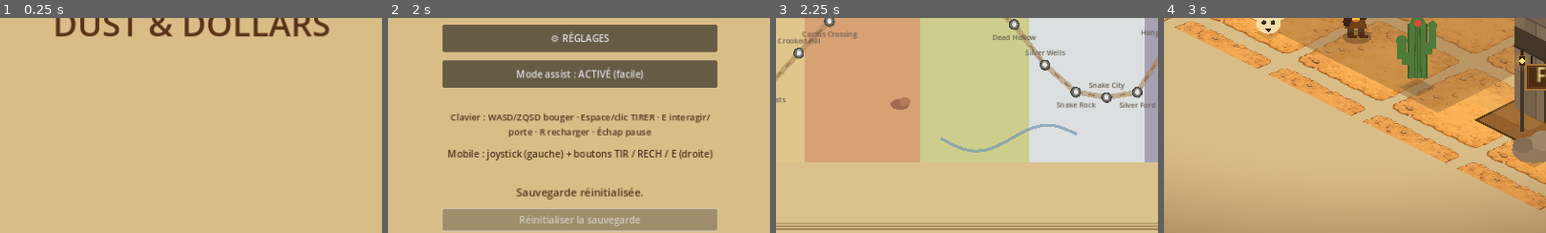
Above: before the commit, frames 1-4 (left to right).
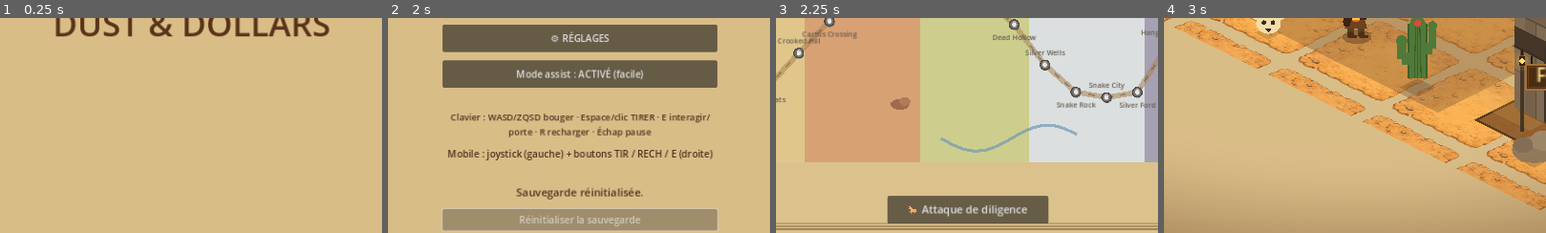
Above: after the commit, the same moments.

Repository: sebadiaz/Cowboys
Game: Godot game, scene res://scenes/Boot.tscn
Two runs of this game, one before a commit and one after it. Both use one fixed random seed, a clock stepped at 60 frames per second and the inputs below.
Inputs (mouse positions are % of the whole screen's width and height, from its top left):
- Up to frame 1 (0.25 s): no input
- Up to frame 2 (2 s): tap Enter at 0.5 s; move the mouse to (72, 45) at 0.52 s; hold D (move_right) 0.53-1.25 s; hold Space (fire) 0.53-1.25 s; click (72, 45) at 0.67 s; click "Réinitialiser la sauvegarde" at 1.25 s
- Up to frame 3 (2.25 s): click "🗺 JOUER — CARTE DU MONDE" at 2 s
- Up to frame 4 (3 s): click (12, 64) at 2.77 s
The pictures show only the part of the screen within x 25-75%, y 50-100%; the shares and areas given below are measured in that part.

Frames 1-2 are identical in both runs. In frame 3, 5.5% of the frame differs, in the area x 29-72%, y 82-96%; in frame 4, nothing differs.

Commit message:
Contenu majeur: attaque de diligence + recrutement d'équipe (CrewScreen, alliés IA combattants, atouts toubib/eclaireur/artificier, mission route data/coach.json, diligence comme coffre, accès depuis la carte)

Diff:
--- /dev/null
+++ b/data/coach.json
@@ -0,0 +1,238 @@
+{
+	"name": "Attaque de la diligence",
+	"difficulty": "Convoi blindé",
+	"biome": "desert",
+	"floor": [
+		40,
+		300,
+		2200,
+		520
+	],
+	"walls": [
+		[
+			40,
+			300,
+			2200,
+			24,
+			1
+		],
+		[
+			40,
+			796,
+			2200,
+			24,
+			1
+		],
+		[
+			40,
+			300,
+			24,
+			520,
+			1
+		],
+		[
+			2216,
+			300,
+			24,
+			520,
+			1
+		]
+	],
+	"props": [
+		[
+			"barrel",
+			760,
+			360
+		],
+		[
+			"crate",
+			980,
+			760
+		],
+		[
+			"barrel",
+			1500,
+			360
+		],
+		[
+			"crate",
+			1700,
+			760
+		],
+		[
+			"barrel",
+			520,
+			760
+		],
+		[
+			"crate",
+			1900,
+			360
+		],
+		[
+			"plant",
+			300,
+			360
+		],
+		[
+			"plant",
+			2000,
+			760
+		],
+		[
+			"money",
+			1060,
+			470
+		],
+		[
+			"money",
+			1230,
+			470
+		]
+	],
+	"player_start": [
+		180,
+		560
+	],
+	"exit": [
+		2180,
+		560
+	],
+	"safe": {
+		"pos": [
+			1140,
+			560
+		],
+		"value": 900,
+		"open_time": 3.0
+	},
+	"loot": [
+		{
+			"pos": [
+				1050,
+				600
+			],
+			"value": 250
+		},
+		{
+			"pos": [
+				1240,
+				600
+			],
+			"value": 250
+		},
+		{
+			"pos": [
+				400,
+				560
+			],
+			"value": 150
+		},
+		{
+			"pos": [
+				1850,
+				560
+			],
+			"value": 200
+		}
+	],
+	"strongboxes": [
+		[
+			980,
+			540,
+			300
+		],
+		[
+			1300,
+			540,
+			300
+		]
+	],
+	"hostages": [
+		[
+			1080,
+			470,
+			200
+		]
+	],
+	"guards": [
+		{
+			"route": [
+				[
+					600,
+					600
+				],
+				[
+					1700,
+					600
+				],
+				[
+					1700,
+					660
+				],
+				[
+					600,
+					660
+				]
+			]
+		},
+		{
+			"route": [
+				[
+					700,
+					440
+				],
+				[
+					1600,
+					440
+				],
+				[
+					1600,
+					400
+				],
+				[
+					700,
+					400
+				]
+			]
+		},
+		{
+			"route": [
+				[
+					1000,
+					560
+				],
+				[
+					1300,
+					560
+				],
+				[
+					1300,
+					600
+				],
+				[
+					1000,
+					600
+				]
+			]
+		},
+		{
+			"kind": "sniper",
+			"route": [
+				[
+					1140,
+					440
+				]
+			]
+		},
+		{
+			"kind": "sniper",
+			"route": [
+				[
+					1140,
+					650
+				]
+			]
+		}
+	]
+}
--- /dev/null
+++ b/scenes/CrewScreen.tscn
@@ -0,0 +1,10 @@
+[gd_scene load_steps=2 format=3]
+
+[ext_resource type="Script" path="res://scripts/crew_screen.gd" id="1"]
+
+[node name="CrewScreen" type="Control"]
+layout_mode = 3
+anchors_preset = 15
+anchor_right = 1.0
+anchor_bottom = 1.0
+script = ExtResource("1")
--- /dev/null
+++ b/scripts/ally_ai.gd
@@ -0,0 +1,63 @@
+extends CharacterBody2D
+## ally_ai.gd
+## Coéquipier recruté (attaque de diligence) : suit le joueur, vise le garde le
+## plus proche et tire des balles "friendly" (qui abattent les gardes). Immunisé
+## aux balles ennemies (elles ne ciblent que le joueur). Rendu par l'IsoRenderer.
+
+var player: Node2D = null
+var guards: Array = []
+var bullet_system: Node = null
+var marksman := false
+var pal_kind := "ally"     # pour le rendu (palette)
+
+const SPEED := 150.0
+const MUZZLE := 16.0
+
+var facing := Vector2.DOWN
+var walk_phase := 0.0
+var _fire_cd := 0.0
+
+
+func _physics_process(delta: float) -> void:
+	if player == null:
+		return
+	var to_player := player.global_position - global_position
+	var d := to_player.length()
+	var target: Node = _nearest_guard()
+	# Déplacement : reste à portée du joueur, se rapproche si trop loin.
+	var move := Vector2.ZERO
+	if d > 170.0:
+		move = to_player.normalized()
+	elif target == null and d > 100.0:
+		move = to_player.normalized() * 0.6
+	if target != null:
+		facing = (target.global_position - global_position).normalized()
+	elif move.length() > 0.05:
+		facing = move.normalized()
+	velocity = move * SPEED
+	move_and_slide()
+	walk_phase += delta * 10.0 if move.length() > 0.05 else 0.0
+	# Tir sur le garde à portée.
+	_fire_cd = max(0.0, _fire_cd - delta)
+	var rng_range := 360.0 if marksman else 240.0
+	if target != null and _fire_cd <= 0.0 and bullet_system != null \
+			and global_position.distance_to(target.global_position) < rng_range:
+		var aim: Vector2 = target.global_position - global_position
+		bullet_system.spawn(global_position + aim.normalized() * MUZZLE, aim, true)
+		_fire_cd = 0.6 if marksman else 0.95
+
+
+func _nearest_guard() -> Node:
+	var best: Node = null
+	var bd := INF
+	for g in guards:
+		if is_instance_valid(g) and g.active:
+			var dd: float = global_position.distance_to(g.global_position)
+			if dd < bd:
+				bd = dd
+				best = g
+	return best
+
+
+func get_facing() -> Vector2:
+	return facing
--- /dev/null
+++ b/scripts/crew_screen.gd
@@ -0,0 +1,142 @@
+extends Control
+## crew_screen.gd
+## "Monte ton équipe" pour l'ATTAQUE DE LA DILIGENCE : embauche des hors-la-loi
+## avec ton magot (jusqu'à 3), chacun apporte un atout, puis lance l'assaut.
+## Coéquipiers combattants tirent à tes côtés ; toubib/éclaireur/artificier = bonus.
+
+var _list: VBoxContainer
+var _header: Label
+
+
+func _ready() -> void:
+	set_anchors_preset(Control.PRESET_FULL_RECT)
+	var bg := ColorRect.new()
+	bg.color = Color(0.17, 0.12, 0.08)
+	bg.set_anchors_preset(Control.PRESET_FULL_RECT)
+	bg.mouse_filter = Control.MOUSE_FILTER_IGNORE
+	add_child(bg)
+
+	var center := CenterContainer.new()
+	center.set_anchors_preset(Control.PRESET_FULL_RECT)
+	add_child(center)
+
+	var box := VBoxContainer.new()
+	box.custom_minimum_size = Vector2(620, 0)
+	box.add_theme_constant_override("separation", 10)
+	center.add_child(box)
+
+	box.add_child(_title("🐎 ATTAQUE DE LA DILIGENCE", 32, Color(0.95, 0.8, 0.35)))
+	box.add_child(_title("Monte ton équipe — embauche jusqu'à %d hors-la-loi" % GameManager.CREW_SLOTS,
+			17, Color(0.85, 0.82, 0.7)))
+	_header = _title("", 17, Color(0.95, 0.9, 0.6))
+	box.add_child(_header)
+
+	var scroll := ScrollContainer.new()
+	scroll.custom_minimum_size = Vector2(620, 360)
+	box.add_child(scroll)
+	_list = VBoxContainer.new()
+	_list.add_theme_constant_override("separation", 8)
+	_list.custom_minimum_size = Vector2(600, 0)
+	scroll.add_child(_list)
+
+	var go := Button.new()
+	go.text = "🔫 LANCER L'ASSAUT"
+	go.custom_minimum_size = Vector2(620, 60)
+	go.add_theme_font_size_override("font_size", 22)
+	go.pressed.connect(func() -> void: GameManager.start_coach_attack())
+	box.add_child(go)
+
+	var row := HBoxContainer.new()
+	row.add_theme_constant_override("separation", 10)
+	box.add_child(row)
+	var disband := Button.new()
+	disband.text = "Renvoyer l'équipe (remboursé)"
+	disband.custom_minimum_size = Vector2(305, 46)
+	disband.pressed.connect(func() -> void:
+		GameManager.disband_crew()
+		_refresh())
+	row.add_child(disband)
+	var back := Button.new()
+	back.text = "← Carte"
+	back.custom_minimum_size = Vector2(305, 46)
+	back.pressed.connect(func() -> void: GameManager.goto_world_map())
+	row.add_child(back)
+
+	_refresh()
+
+
+func _refresh() -> void:
+	for c in _list.get_children():
+		c.queue_free()
+	_header.text = "Magot : %d $   ·   Équipe : %d / %d" % [
+		SaveManager.total_money, GameManager.crew.size(), GameManager.CREW_SLOTS]
+	for i in range(GameManager.crew_pool.size()):
+		_list.add_child(_recruit_row(i))
+
+
+func _recruit_row(idx: int) -> Control:
+	var r: Dictionary = GameManager.crew_pool[idx]
+	var hired := GameManager.crew_has(idx)
+	var row := PanelContainer.new()
+	var sb := StyleBoxFlat.new()
+	sb.bg_color = Color(0.26, 0.30, 0.22, 0.9) if hired else Color(0.24, 0.18, 0.12, 0.9)
+	sb.set_corner_radius_all(10)
+	sb.set_content_margin_all(10)
+	sb.set_border_width_all(2)
+	sb.border_color = Color(0.5, 0.85, 0.45) if hired else Color(0.6, 0.45, 0.25)
+	row.add_theme_stylebox_override("panel", sb)
+
+	var h := HBoxContainer.new()
+	h.add_theme_constant_override("separation", 12)
+	row.add_child(h)
+
+	var info := VBoxContainer.new()
+	info.size_flags_horizontal = Control.SIZE_EXPAND_FILL
+	h.add_child(info)
+	info.add_child(_lbl("%s  «%s»" % [_role_icon(r["role"]), str(r["name"])], 20, Color(1, 1, 1)))
+	info.add_child(_lbl("%s — %s" % [str(r["label"]), str(r["desc"])], 14, Color(0.82, 0.8, 0.7)))
+
+	var btn := Button.new()
+	btn.custom_minimum_size = Vector2(150, 56)
+	if hired:
+		btn.text = "✓ Engagé"
+		btn.disabled = true
+	else:
+		btn.text = "Engager\n%d $" % int(r["cost"])
+		btn.disabled = not GameManager.can_hire(idx)
+		btn.pressed.connect(func() -> void:
+			if GameManager.hire(idx):
+				AudioManager.play("pickup")
+				_refresh())
+	h.add_child(btn)
+	return row
+
+
+func _role_icon(role: String) -> String:
+	match role:
+		"gunman": return "🔫"
+		"marksman": return "🎯"
+		"medic": return "➕"
+		"scout": return "🔭"
+		"demolisher": return "🧨"
+		_: return "🤠"
+
+
+func _title(text: String, font_size: int, color: Color) -> Label:
+	var l := Label.new()
+	l.text = text
+	l.add_theme_font_size_override("font_size", font_size)
+	l.add_theme_color_override("font_color", color)
+	l.horizontal_alignment = HORIZONTAL_ALIGNMENT_CENTER
+	l.mouse_filter = Control.MOUSE_FILTER_IGNORE
+	return l
+
+
+func _lbl(text: String, font_size: int, color: Color) -> Label:
+	var l := Label.new()
+	l.text = text
+	l.add_theme_font_size_override("font_size", font_size)
+	l.add_theme_color_override("font_color", color)
+	l.autowrap_mode = TextServer.AUTOWRAP_WORD_SMART
+	l.mouse_filter = Control.MOUSE_FILTER_IGNORE
+	return l
--- a/scripts/game_manager.gd
+++ b/scripts/game_manager.gd
@@ -12,6 +12,7 @@
 const SCENE_SHOP := "res://scenes/ShopScreen.tscn"
 const SCENE_SETTINGS := "res://scenes/SettingsScreen.tscn"
 const SCENE_WORLD_MAP := "res://scenes/WorldMap.tscn"
+const SCENE_CREW := "res://scenes/CrewScreen.tscn"
 
 ## Villes du territoire — GÉNÉRÉES PROCÉDURALEMENT (déterministe, même carte à
 ## chaque lancement). ~20 villes le long d'une piste sinueuse traversant des
@@ -30,6 +31,11 @@
 var procedural := false
 var mission_seed := 0
 var mission_biome := "desert"
+## Attaque de diligence + équipe recrutée.
+var coach_mission := false
+const CREW_SLOTS := 3
+var crew_pool: Array = []
+var crew: Array = []
 ## Position de réapparition en ville (ex. en sortant du saloon). Zero = défaut.
 var town_return_pos := Vector2.ZERO
 ## La boutique a-t-elle été ouverte depuis la ville (retour en ville) ?
@@ -55,6 +61,7 @@
 
 func _ready() -> void:
 	_generate_towns()
+	_generate_crew_pool()
 
 
 ## Génère ~20 villes de façon DÉTERMINISTE (même carte à chaque lancement) le long
@@ -108,6 +115,86 @@
 	return "night"
 
 
+## Recrues disponibles pour l'attaque de diligence (déterministe).
+func _generate_crew_pool() -> void:
+	crew_pool.clear()
+	var roles := [
+		{"role": "gunman", "label": "Pistolero", "desc": "Tire sur les gardes à tes côtés", "cost": 400},
+		{"role": "marksman", "label": "Fine gâchette", "desc": "Allié longue portée, tir rapide", "cost": 650},
+		{"role": "medic", "label": "Toubib", "desc": "+1 PV max pour le braquage", "cost": 500},
+		{"role": "scout", "label": "Éclaireur", "desc": "+200 $ de butin", "cost": 450},
+		{"role": "demolisher", "label": "Artificier", "desc": "Dynamite sur la diligence", "cost": 600},
+	]
+	var names := ["Slim", "Doc", "Whisky", "Borgne", "Curly", "Tex", "Lefty", "Bart",
+		"Cole", "Jesse", "Ringo", "Hank", "Ace", "Diego", "Mad Dog", "Colt"]
+	var rng := RandomNumberGenerator.new()
+	rng.seed = 0xBADA55
+	var used := {}
+	for i in range(7):
+		var r: Dictionary = roles[rng.randi() % roles.size()]
+		var nm := "Recrue %d" % (i + 1)
+		for _a in range(20):
+			var cand: String = names[rng.randi() % names.size()]
+			if not used.has(cand):
+				used[cand] = true; nm = cand; break
+		crew_pool.append({
+			"id": i, "name": nm, "role": r["role"], "label": r["label"],
+			"desc": r["desc"], "cost": int(r["cost"]) + rng.randi_range(-50, 80),
+		})
+
+
+func goto_crew() -> void:
+	_change_scene(SCENE_CREW)
+
+
+func crew_has(idx: int) -> bool:
+	for c in crew:
+		if int(c.get("id", -1)) == idx:
+			return true
+	return false
+
+
+func can_hire(idx: int) -> bool:
+	if crew_has(idx) or crew.size() >= CREW_SLOTS:
+		return false
+	return SaveManager.total_money >= int(crew_pool[idx]["cost"])
+
+
+func hire(idx: int) -> bool:
+	if not can_hire(idx):
+		return false
+	if not SaveManager.spend(int(crew_pool[idx]["cost"])):
+		return false
+	crew.append(crew_pool[idx].duplicate(true))
+	return true
+
+
+## Renvoie l'équipe + rembourse (avant de partir).
+func disband_crew() -> void:
+	var total := 0
+	for c in crew:
+		total += int(c.get("cost", 0))
+	if total > 0:
+		SaveManager.refund(total)
+	crew.clear()
+
+
+func crew_count_role(role: String) -> int:
+	var n := 0
+	for c in crew:
+		if str(c.get("role", "")) == role:
+			n += 1
+	return n
+
+
+## Lance l'attaque de diligence avec l'équipe recrutée.
+func start_coach_attack() -> void:
+	coach_mission = true
+	procedural = false
+	current_level = 2
+	_change_scene(SCENE_MISSION)
+
+
 func _process(delta: float) -> void:
 	world_time = fposmod(world_time + delta / DAY_LENGTH, 1.0)
 
@@ -254,15 +341,18 @@
 	}
 	if success:
 		SaveManager.register_success(money_earned)
-		# Débloque le niveau suivant.
-		if current_level < LEVEL_COUNT:
-			SaveManager.unlock_level(current_level + 1)
-		# Débloque la ville suivante sur la carte du monde.
-		if current_town < TOWNS.size():
-			SaveManager.unlock_town(current_town + 1)
+		if not coach_mission:
+			# Débloque le niveau + la ville suivante.
+			if current_level < LEVEL_COUNT:
+				SaveManager.unlock_level(current_level + 1)
+			if current_town < TOWNS.size():
+				SaveManager.unlock_town(current_town + 1)
 		SaveManager.gain_notoriety()
 	else:
 		SaveManager.lose_notoriety()
+	if coach_mission:
+		coach_mission = false
+		crew.clear()
 	_change_scene(SCENE_RESULT)
 
 
--- a/scripts/iso_renderer.gd
+++ b/scripts/iso_renderer.gd
@@ -21,6 +21,8 @@
 var safes2: Array = []
 var focus := 1.0
 var focus_active := false
+var allies: Array = []
+var coach_mode := false
 var _pal: Dictionary = {}
 
 # Planches d'assets.
@@ -212,6 +214,9 @@
 	for sb in safes2:
 		if is_instance_valid(sb):
 			_shadow(sb.global_position, 13.0)
+	for a in allies:
+		if is_instance_valid(a):
+			_shadow(a.global_position, 13.0)
 	for c in _corpses:
 		_draw_corpse(c)
 
@@ -239,6 +244,9 @@
 	for sb in safes2:
 		if is_instance_valid(sb):
 			items.append({"d": Iso.depth(sb.global_position), "kind": "safe2", "node": sb})
+	for a in allies:
+		if is_instance_valid(a):
+			items.append({"d": Iso.depth(a.global_position), "kind": "ally", "node": a})
 
 	items.sort_custom(func(a, b): return a["d"] < b["d"])
 	for it in items:
@@ -253,6 +261,7 @@
 			"dyn": _draw_dynamite(dynamite.global_position)
 			"hostage": _draw_hostage(it["node"].global_position)
 			"safe2": _draw_safe2(it["node"])
+			"ally": _draw_ally(it["node"])
 			"player": _draw_player()
 
 	_draw_bullets()
@@ -504,9 +513,37 @@
 
 # --- Coffre & butin texturés ---
 
+## En mode "diligence" : le coffre principal EST la diligence (caisse + cadran).
+func _draw_coach_safe() -> void:
+	_draw_coach_prop(safe.global_position)
+	var base := Iso.project(safe.global_position)
+	var U := Vector2(0, -1)
+	var dc := base + U * 24.0
+	draw_circle(dc, 8.0, Color(0.30, 0.33, 0.38))
+	draw_arc(dc, 8.0, 0, TAU, 16, Color(0.90, 0.76, 0.32), 2.0)
+	for k in range(4):
+		var d := Vector2.RIGHT.rotated(TAU * k / 4.0 + 0.4)
+		draw_line(dc, dc + d * 6.0, Color(0.90, 0.76, 0.32), 1.5)
+	draw_circle(dc, 2.2, Color(0.95, 0.82, 0.4))
+	var head := base + Vector2(0, -74.0)
+	if safe._is_open:
+		_text_centered("DILIGENCE PILLÉE", head, 13, Color(0.95, 0.9, 0.4))
+	else:
+		var prog: float = safe._progress
+		if safe._player_in_range or prog > 0.0:
+			var w := 66.0
+			draw_rect(Rect2(head + Vector2(-w * 0.5, -4), Vector2(w, 8)), Color(0, 0, 0, 0.65))
+			draw_rect(Rect2(head + Vector2(-w * 0.5, -4), Vector2(w * prog, 8)), Color(0.95, 0.8, 0.2))
+			if prog <= 0.01:
+				_text_centered("Maintiens E — pille la diligence", head + Vector2(0, -10), 12, Color(1, 1, 1))
+
+
 ## Porte de coffre principale : GRANDE porte ronde en acier, volant à rayons,
 ## rivets, charnières, or — pièce maîtresse de la scène.
 func _draw_safe() -> void:
+	if coach_mode:
+		_draw_coach_safe()
+		return
 	var base := Iso.project(safe.global_position)
 	var U := Vector2(0, -1)
 	var opened: bool = safe._is_open
@@ -719,6 +756,7 @@
 		"goldpile": return 16.0
 		"clerk": return 56.0
 		"dynamite": return 20.0
+		"coach": return 60.0
 		_: return 40.0
 
 
@@ -741,6 +779,7 @@
 		"goldpile": _draw_goldpile(pos)
 		"clerk": _draw_clerk(pos)
 		"dynamite": _draw_dynamite(pos)
+		"coach": _draw_coach_prop(pos)
 		_: _draw_crate(pos, h)
 
 
@@ -1200,6 +1239,62 @@
 	draw_circle(b + Vector2(5, -22), 2.2, Color(1.0, 0.9, 0.4))
 
 
+## Diligence (prop) : caisse en bois + toit + grandes roues + porte + lanterne.
+func _draw_coach_prop(pos: Vector2) -> void:
+	var U := Vector2(0, -1)
+	var r := Rect2(pos - Vector2(62, 26), Vector2(124, 52))
+	var wood := Color(0.50, 0.30, 0.16)
+	_iso_box(r, 46.0, wood.lightened(0.08), wood.darkened(0.22), wood)
+	var b0 := Iso.project(r.position)
+	var b1 := Iso.project(Vector2(r.end.x, r.position.y))
+	var b2 := Iso.project(r.end)
+	var b3 := Iso.project(Vector2(r.position.x, r.end.y))
+	var up := Vector2(0, -46)
+	# Toit + galerie.
+	var topq := PackedVector2Array([b0 + up, b1 + up, b2 + up, b3 + up])
+	draw_colored_polygon(topq, Color(0.36, 0.22, 0.12))
+	draw_polyline(_closed(topq), Color(0.6, 0.45, 0.25), 1.5)
+	# Liseré doré + porte avec fenêtre (face sud).
+	draw_line(b3 + U * 30, b2 + U * 30, Color(0.85, 0.68, 0.28), 2.0)
+	draw_colored_polygon(PackedVector2Array([b3.lerp(b2, 0.40) + U * 4, b3.lerp(b2, 0.60) + U * 4,
+		b3.lerp(b2, 0.60) + U * 36, b3.lerp(b2, 0.40) + U * 36]), wood.darkened(0.2))
+	draw_colored_polygon(PackedVector2Array([b3.lerp(b2, 0.43) + U * 20, b3.lerp(b2, 0.57) + U * 20,
+		b3.lerp(b2, 0.57) + U * 33, b3.lerp(b2, 0.43) + U * 33]), Color(0.55, 0.70, 0.78))
+	draw_circle((b3.lerp(b2, 0.5)) + U * 20, 1.4, Color(0.9, 0.8, 0.4))
+	# Inscription.
+	_text_centered("DILIGENCE", (b3.lerp(b2, 0.5)) + U * 42, 11, Color(0.92, 0.8, 0.4))
+	# Grandes roues (rayons) sur la face sud.
+	for wx in [0.18, 0.82]:
+		var c := b3.lerp(b2, wx) + Vector2(0, -8)
+		draw_circle(c, 12.0, Color(0.20, 0.13, 0.08))
+		draw_arc(c, 12.0, 0, TAU, 16, Color(0.45, 0.30, 0.16), 2.0)
+		for k in range(6):
+			var a := TAU * k / 6.0
+			draw_line(c, c + Vector2(cos(a), sin(a)) * 11.0, Color(0.45, 0.30, 0.16), 1.5)
+		draw_circle(c, 2.5, Color(0.5, 0.5, 0.55))
+	# Lanterne avant.
+	var lp := b2 + U * 40
+	for i in range(3):
+		draw_circle(lp, 12.0 - i * 4, Color(1.0, 0.82, 0.4, 0.10))
+	draw_circle(lp, 2.4, Color(1.0, 0.92, 0.6))
+
+
+## Coéquipier recruté : hors-la-loi (duster fauve, bandana vert) + petite étoile bleue.
+func _draw_ally(node: Node) -> void:
+	var pal := {
+		"hat": Color(0.62, 0.50, 0.34), "hat_band": Color(0.30, 0.45, 0.30),
+		"coat": Color(0.52, 0.42, 0.26), "coat_dark": Color(0.40, 0.31, 0.18),
+		"shirt": Color(0.55, 0.62, 0.45), "pants": Color(0.30, 0.28, 0.22),
+		"skin": Color(0.88, 0.68, 0.50), "bandana": Color(0.32, 0.60, 0.38),
+		"belt": Color(0.26, 0.18, 0.10), "buckle": Color(0.85, 0.74, 0.34),
+		"boots": Color(0.26, 0.18, 0.10), "hair": Color(0.22, 0.16, 0.10),
+	}
+	var walk: float = node.walk_phase if "walk_phase" in node else 0.0
+	_draw_person(node.global_position, node.get_facing(), pal, false, false, walk, 0.0, 0.0)
+	# Pastille "allié" (point vert au-dessus).
+	draw_circle(Iso.project(node.global_position) + Vector2(0, -46), 2.6, Color(0.4, 0.9, 0.45))
+
+
 ## Palette d'intérieur selon le biome de la ville (sol + murs).
 func _biome_palette() -> Dictionary:
 	match biome:
--- a/scripts/mission_manager.gd
+++ b/scripts/mission_manager.gd
@@ -69,6 +69,7 @@
 var _hostages: Array = []
 var _hostages_freed := 0
 var _safes2: Array = []
+var _allies: Array = []
 var _focus := 1.0
 var _focus_active := false
 const FOCUS_SLOW := 0.35
@@ -80,6 +81,7 @@
 	randomize()
 	Engine.time_scale = 1.0
 	_cfg = _load_config()
+	_apply_crew_to_cfg()
 	_build_alarm()
 	_build_floor()
 	_build_walls()
@@ -94,6 +96,7 @@
 	_spawn_hostages()
 	_spawn_dynamite()
 	_build_iso_renderer()
+	_spawn_crew()
 	_build_effects()
 	_connect_hud()
 	_update_objective()
@@ -127,6 +130,47 @@
 		"sweep": return _loot_total > 0 and _loot_bags >= _loot_total
 		"pacifist": return _guards_killed == 0
 	return false
+
+
+## Atouts d'équipe modifiant la config (artificier -> dynamite sur la diligence).
+func _apply_crew_to_cfg() -> void:
+	if not GameManager.coach_mission:
+		return
+	if GameManager.crew_count_role("demolisher") > 0:
+		var sp: Array = _cfg.get("safe", {}).get("pos", [1140, 560])
+		_cfg["dynamite"] = [float(sp[0]) - 90.0, float(sp[1]) + 30.0]
+
+
+## Équipe recrutée (attaque de diligence) : alliés combattants + bonus.
+func _spawn_crew() -> void:
+	if not GameManager.coach_mission:
+		return
+	var medics := GameManager.crew_count_role("medic")
+	if medics > 0 and player != null:
+		player.max_hp += medics
+		player.hp = player.max_hp
+	for c in GameManager.crew:
+		var role := str(c.get("role", ""))
+		if role == "gunman" or role == "marksman":
+			var a := preload("res://scripts/ally_ai.gd").new()
+			a.player = player
+			a.guards = _guards
+			a.bullet_system = _bullets
+			a.marksman = (role == "marksman")
+			a.collision_layer = 0
+			a.collision_mask = 1
+			var cs := CollisionShape2D.new()
+			var circ := CircleShape2D.new()
+			circ.radius = 12.0
+			cs.shape = circ
+			a.add_child(cs)
+			a.global_position = player.global_position + Vector2(randf_range(-70, 70), randf_range(-40, 80))
+			world.add_child(a)
+			_allies.append(a)
+	if _renderer != null:
+		_renderer.allies = _allies
+	if hud.has_method("show_toast") and not _allies.is_empty():
+		hud.show_toast("ÉQUIPE EN POSITION ! (%d alliés)" % _allies.size())
 
 
 func _build_bullets() -> void:
@@ -182,6 +226,7 @@
 	_renderer.biome = str(_cfg.get("biome", "desert"))
 	_renderer.dynamite = _dynamite
 	_renderer.hostages = _hostages
+	_renderer.coach_mode = GameManager.coach_mission
 	_renderer.safes2 = _safes2
 	_renderer.player = player
 	_renderer.guards = _guards
@@ -211,7 +256,7 @@
 		var tier := clampi(GameManager.current_level, 1, 3)
 		var tname := str(GameManager.current_town_def().get("name", "Banque"))
 		return _generate_bank_cfg(GameManager.mission_seed, tier, GameManager.mission_biome, tname)
-	var path := _config_path()
+	var path := "res://data/coach.json" if GameManager.coach_mission else _config_path()
 	if not FileAccess.file_exists(path):
 		return DEFAULT_CFG.duplicate(true)
 	var file := FileAccess.open(path, FileAccess.READ)
@@ -750,12 +795,14 @@
 	# Temps : prime à la rapidité (sous 2 minutes).
 	var time_bonus: int = max(0, int(round((120.0 - _elapsed) * 2.0)))
 	var contract := int(_contract.get("bonus", 0)) if _contract_done() else 0
+	var crew := 200 * GameManager.crew_count_role("scout") if GameManager.coach_mission else 0
 	return {
 		"loot": loot,
 		"stealth": stealth,
 		"time": time_bonus,
 		"contract": contract,
-		"total": loot + stealth + time_bonus + contract,
+		"crew": crew,
+		"total": loot + stealth + time_bonus + contract + crew,
 	}
 
 
--- a/scripts/result_screen.gd
+++ b/scripts/result_screen.gd
@@ -53,6 +53,8 @@
 		box.add_child(_row("Bonus rapidité", int(score.get("time", 0))))
 		if int(score.get("contract", 0)) > 0:
 			box.add_child(_row("Prime de contrat", int(score.get("contract", 0))))
+		if int(score.get("crew", 0)) > 0:
+			box.add_child(_row("Renforts (éclaireurs)", int(score.get("crew", 0))))
 		var total := _label("TOTAL GAGNÉ : %d $" % int(r.get("money_earned", 0)), 26)
 		total.add_theme_color_override("font_color", Color(1.0, 0.85, 0.3))
 		box.add_child(total)
--- a/scripts/save_manager.gd
+++ b/scripts/save_manager.gd
@@ -114,6 +114,22 @@
 	file.close()
 
 
+## Dépense du magot (recrutement, etc.). Retourne true si payé.
+func spend(amount: int) -> bool:
+	if amount <= 0:
+		return true
+	if total_money < amount:
+		return false
+	total_money -= amount
+	save_game()
+	return true
+
+
+func refund(amount: int) -> void:
+	total_money += max(0, amount)
+	save_game()
+
+
 ## Enregistre la récompense d'une mission réussie.
 func register_success(money_earned: int) -> void:
 	total_money += max(0, money_earned)
--- a/scripts/world_map.gd
+++ b/scripts/world_map.gd
@@ -59,6 +59,14 @@
 	quick.custom_minimum_size = Vector2(190, 46)
 	quick.pressed.connect(func() -> void: GameManager.goto_level_select())
 	add_child(quick)
+	var coach := Button.new()
+	coach.text = "🐎 Attaque de diligence"
+	coach.add_theme_font_size_override("font_size", 18)
+	coach.set_anchors_preset(Control.PRESET_CENTER_BOTTOM)
+	coach.custom_minimum_size = Vector2(270, 46)
+	coach.position = Vector2(-135, -62)
+	coach.pressed.connect(func() -> void: GameManager.goto_crew())
+	add_child(coach)
 
 	resized.connect(_layout)
 	_layout()
Not shown, changed: TODO.md
